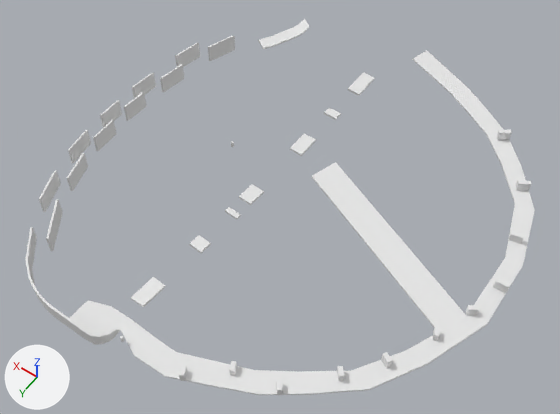
Renders of the Blender file assets/levels/2.blend from each side of a commit.
Rendered twice from a camera (50 mm lens) standing at (-83.7, 49.2, 161.2) and looking at (-10.2, -53.7, -0.5). Arrows for +X, +Y and +Z are at lower left; the lights stay in place.
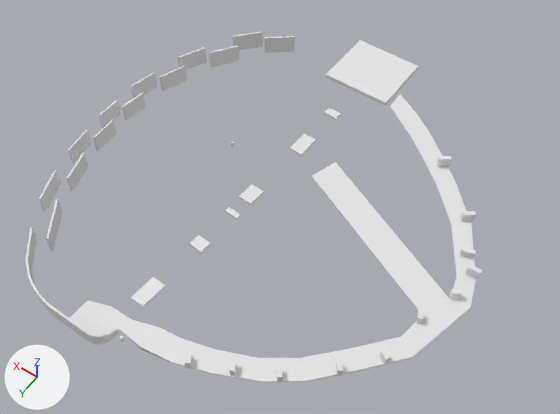
The change, as a list of edits to the scene's bpy script:
```text
Change me_cube:
    used by ob_cube; location = (0.0, 0.0, 0.0)
    remove me_cube.from_pydata(...)  # 431 vertices, 388 faces, 4 loose edges; spans x -70.4..45.7, y -131.2..4.6, z -1.7..9.7
    add me_cube.from_pydata(...)  # 309 vertices, 291 faces, 4 loose edges; spans x -65.2..35.1, y -109.6..4.6, z -1.7..4.2
    me_cube part 1: the loose piece of 8 vertices spanning x -57.6..-54.9, y -31.9..-29.7, z 0.0..2.8 is moved by (0.7, -0.4, 0.0)
    me_cube part 2: the loose piece of 8 vertices spanning x -63.1..-61.0, y -44.8..-42.1, z -0.6..2.2 is moved by (5.3, -1.7, 0.0)
    me_cube part 3: the loose piece of 8 vertices spanning x -50.7..-48.3, y -23.3..-20.7, z -0.4..2.4 is turned 83.9 degrees about the z axis through its middle, then moved by (-11.2, -33.6, -0.1)
    me_cube part 4: the loose piece of 8 vertices spanning x -41.4..-38.9, y -12.9..-10.3, z -1.0..1.8 is moved by (-8.4, -11.4, 0.6)
    me_cube part 5: the loose piece of 8 vertices spanning x -21.6..-19.4, y -3.2..-0.5, z -1.0..1.8 is turned 11.5 degrees about the z axis through its middle, then moved by (-17.8, -12.2, 0.0)
    me_cube part 6: the loose piece of 8 vertices spanning x -70.4..-67.0, y -64.9..-63.6, z -0.3..2.5 is moved by (7.3, 0.3, 0.0)
    me_cube part 7: the loose piece of 8 vertices spanning x -67.2..-63.6, y -80.8..-79.1, z -0.9..1.9 is turned 4.7 degrees about the z axis through its middle, then moved by (7.9, 11.6, 0.0)
    me_cube part 8: the loose piece of 8 vertices spanning x -48.8..-45.4, y -112.6..-109.6, z -1.0..1.8 is moved by (-5.1, 32.1, 0.0)
    me_cube part 9: the loose piece of 8 vertices spanning x -61.2..-57.7, y -98.4..-95.6, z -1.0..1.8 is turned 10.6 degrees about the z axis through its middle, then moved by (21.4, 4.6, 0.0)
    me_cube part 10: 13 loose pieces with 124 vertices, spanning x -67.3..45.7, y -118.0..-8.8, z -1.4..9.7, are deleted
    me_cube part 11: 103 vertices moved from x -70.4..-8.2, y -123.9..1.0, z -1.7..0.0 to x -65.2..-8.0, y -105.6..-1.0, z -1.7..0.0; 12 vertices removed from x -20.1..-9.7, y -131.2..-122.3, z -1.2..-0.5; 14 vertices added at x -20.7..-14.3, y -109.6..-3.5, z -1.2..1.8
Change me_cube_004:
    where me_cube_004.from_pydata(...)  # 68 vertices, 50 faces; spans x -14.7..15.1, y -87.7..10.0, z -5.4..-4.3
    used by ob_cube_004; location = (10.3, -22.7, 4.5); rotation_euler = (-0.00888, 0.0145, -0.301), in degrees (-0.5, 0.8, -17)
    me_cube_004 part 12: the loose piece of 8 vertices spanning x 8.6..15.1, y -87.7..-78.3, z -5.2..-4.5 is deleted
Add me_cube_002:
    me_cube_002.from_pydata(...)  # a box spanning x -13.0..8.2, y -133.9..-114.3, z -1.6..-0.4
    me_cube_002.materials.append(mat_material)  # white #e7e7e7
Add me_cube_005:
    me_cube_005.from_pydata(...)  # 104 vertices, 78 faces; spans x 17.9..45.9, y -100.7..-8.8, z -1.4..11.2
    me_cube_005.polygons.foreach_set('use_smooth', [True] * 78)
    me_cube_005.materials.append(mat_material)  # white #e7e7e7
Add ob_cube_002:
    ob_cube_002 = bpy.data.objects.new('Cube.002', me_cube_002)
    ob_cube_002.location = (0.0, 10.8, 0.0)
    _m = ob_cube_002.modifiers.new('EdgeSplit', 'EDGE_SPLIT')
Add ob_cube_005:
    ob_cube_005 = bpy.data.objects.new('Cube.005', me_cube_005)
    ob_cube_005.location = (0.0, 0.0, 0.0)
    _m = ob_cube_005.modifiers.new('EdgeSplit', 'EDGE_SPLIT')
```

Pixel boxes [x1, y1, x2, y2] of what changed, in the pictures (560 x 414 px; the box of a moved part takes in the faces that stretch with it):
'Cube', reshaped (10% narrower, 23% shorter): before [25, 19, 535, 395]; after [25, 94, 482, 383]
'Cube.005', added: after [39, 32, 295, 251]
'Cube.002', added: after [326, 40, 419, 106]
part 1 of me_cube, moved or reshaped: before [381, 352, 392, 368]; after [379, 349, 391, 365]
part 2 of me_cube, moved or reshaped: before [433, 326, 440, 341]; after [416, 310, 424, 324]
part 3 of me_cube, moved or reshaped: before [337, 366, 344, 381]; after [449, 289, 462, 299]
part 4 of me_cube, moved or reshaped: before [276, 380, 283, 395]; after [336, 361, 343, 376]
part 5 of me_cube, moved or reshaped: before [179, 365, 187, 381]; after [276, 367, 282, 383]
part 6 of me_cube, moved or reshaped: before [493, 277, 510, 293]; after [466, 264, 482, 279]
part 7 of me_cube, moved or reshaped: before [508, 231, 525, 244]; after [460, 247, 476, 260]
part 8 of me_cube, moved or reshaped: before [497, 130, 512, 140]; after [460, 211, 476, 221]
part 9 of me_cube, moved or reshaped: before [516, 180, 531, 191]; after [437, 156, 452, 167]
part 10 of me_cube, deleted: before [39, 19, 479, 316]
part 11 of me_cube, moved or reshaped: before [121, 50, 535, 395]; after [121, 94, 476, 382]
part 12 of me_cube_004, deleted: before [348, 72, 374, 95]
